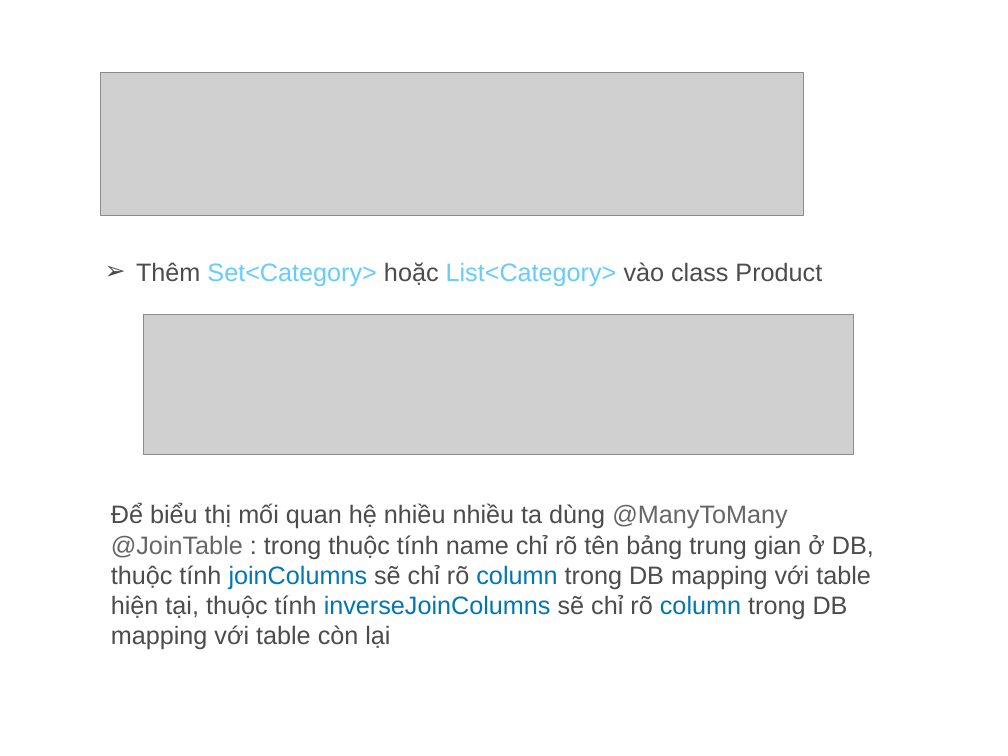
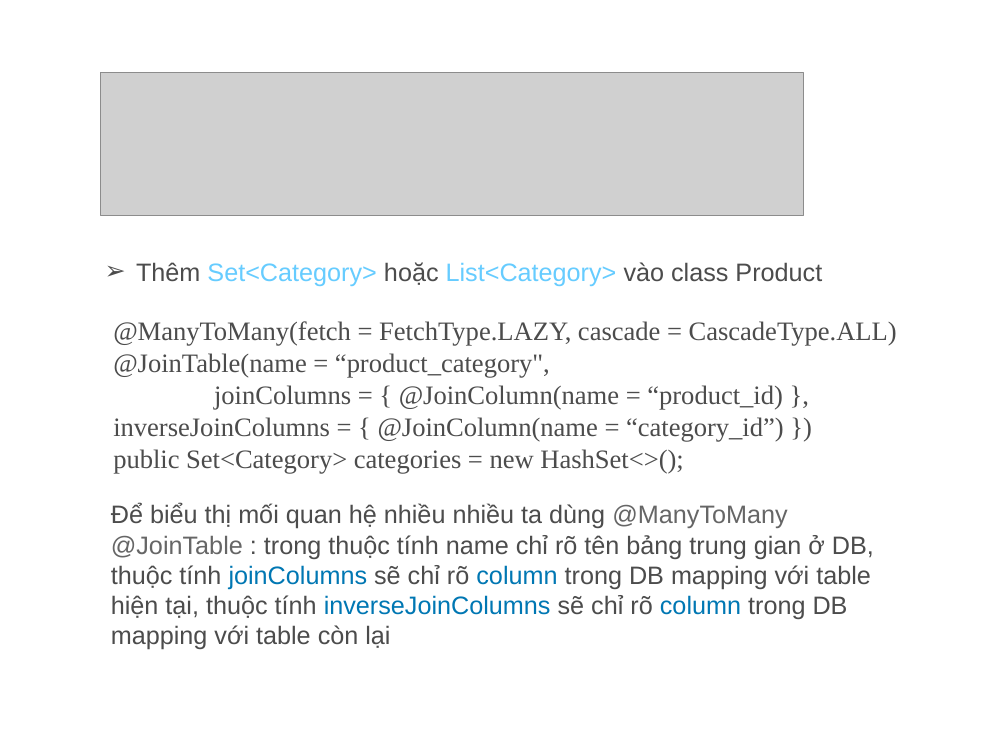
Before and after one commit to thanh13hc/my-first-project, a slide deck: slide 27 of Hibernate.ppt (slide 20 before the commit). Drawn at 1008x756 pixels with LibreOffice and Linux fonts; fonts in the diff are those of the drawing; grey boxes stand for pictures; background and template pictures are left out. Boxes give left, top, right and bottom in pixels: in the first picture for what was removed or moved away, otherwise in the second. Text is boxed around its words. In the diff, an @@ line names an element or a change of style, - is before the commit and + after.

```diff
--- a/Hibernate.ppt
+++ b/Hibernate.ppt
@@ text added at [113, 321, 897, 474], 19 pt, text #4C4C4C @@
+@ManyToMany(fetch = FetchType.LAZY, cascade = CascadeType.ALL)
+@JoinTable(name = “product_category",
+joinColumns = { @JoinColumn(name = “product_id) }, inverseJoinColumns = { @JoinColumn(name = “category_id”) })
+public Set<Category> categories = new HashSet<>();
@@ picture removed at [144, 314, 854, 455] @@
```
Also in this commit, not shown: 10 other slides changed, 7 slides added, 1 other file.
